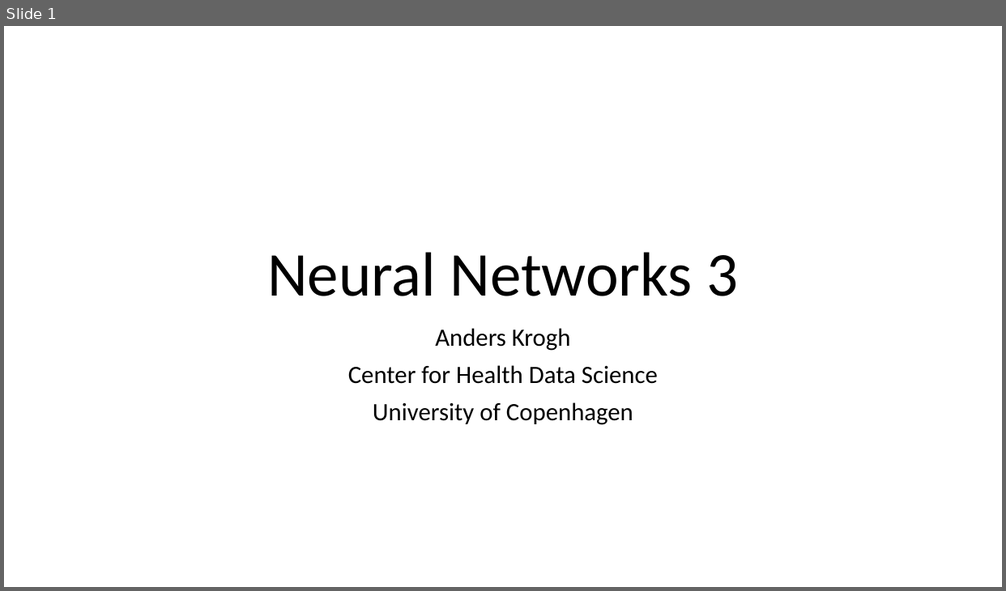
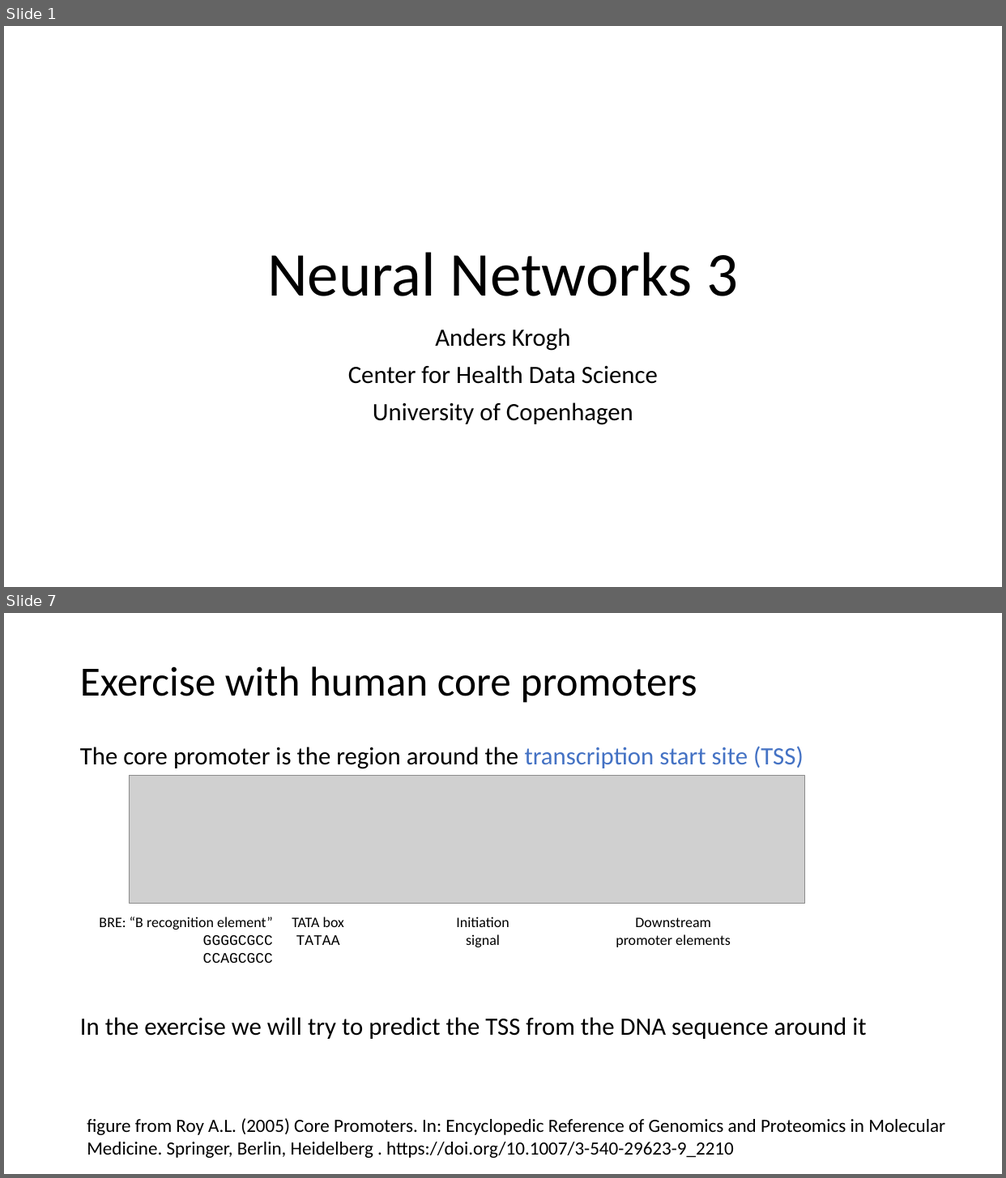
Before and after one commit to Center-for-Health-Data-Science/IntroToML, a slide deck: Day2/NNintro3.pptx. Shown one above the other, each under a label of ours: slide 1 before the commit, slides 1 and 7 after it; the slides between them are not shown. The pictures are 1006x591 and 1006x1178 pixels, drawn with LibreOffice and Linux fonts; fonts in the diff are those of the drawing; grey boxes stand for pictures. Boxes give left, top, right and bottom in pixels: in the first picture for what was removed or moved away, otherwise in the second. Text is boxed around its words. In the diff, an @@ line names an element or a change of style, - is before the commit and + after.

```diff
--- a/Day2/NNintro3.pptx
+++ b/Day2/NNintro3.pptx
@@ slide 7 added at (x1=4, y1=613, x2=1002, y2=1174), background #FFFFFF @@
@@ title added at (x1=80, y1=666, x2=697, y2=703), 40 pt, text #000000 @@
+Exercise with human core promoters
@@ text added at (x1=80, y1=746, x2=803, y2=769), 24 pt, text #000000 @@
+The core promoter is the region around the transcription start site (TSS)
@@ picture added at (x1=129, y1=776, x2=805, y2=904) @@
@@ text added at (x1=99, y1=917, x2=273, y2=963), 14 pt, text #000000 @@
+BRE: “B recognition element”
+GGGGCGCC
+CCAGCGCC
@@ text added at (x1=292, y1=917, x2=344, y2=945), 14 pt, text #000000 @@
+TATA box
+TATAA
@@ text added at (x1=456, y1=917, x2=509, y2=948), 14 pt, text #000000 @@
+Initiation signal
@@ text added at (x1=616, y1=918, x2=731, y2=948), 14 pt, text #000000 @@
+Downstream promoter elements
@@ text added at (x1=80, y1=1017, x2=866, y2=1039), 24 pt, text #000000 @@
+In the exercise we will try to predict the TSS from the DNA sequence around it
@@ text added at (x1=87, y1=1118, x2=945, y2=1158), 18 pt, text #000000 @@
+figure from Roy A.L. (2005) Core Promoters. In: Encyclopedic Reference of Genomics and Proteomics in Molecular Medicine. Springer, Berlin, Heidelberg . https://doi.org/10.1007/3-540-29623-9_2210
```
Also in this commit, not shown: 6 other slides added, 6 slides removed, 5 other files.
